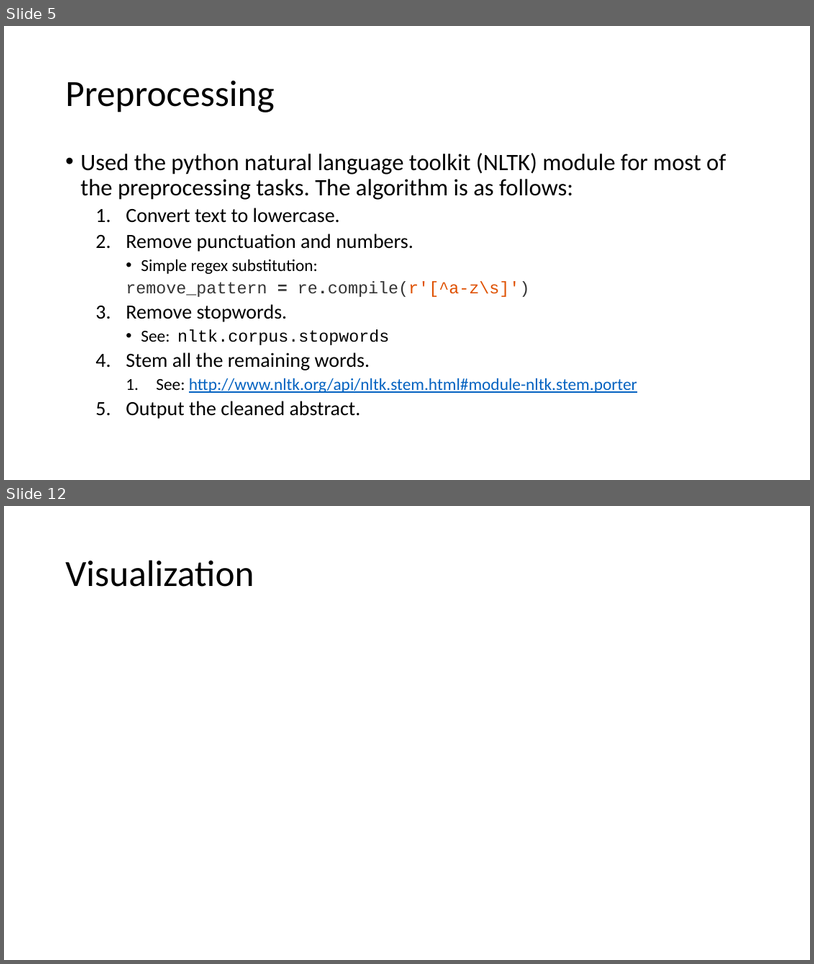
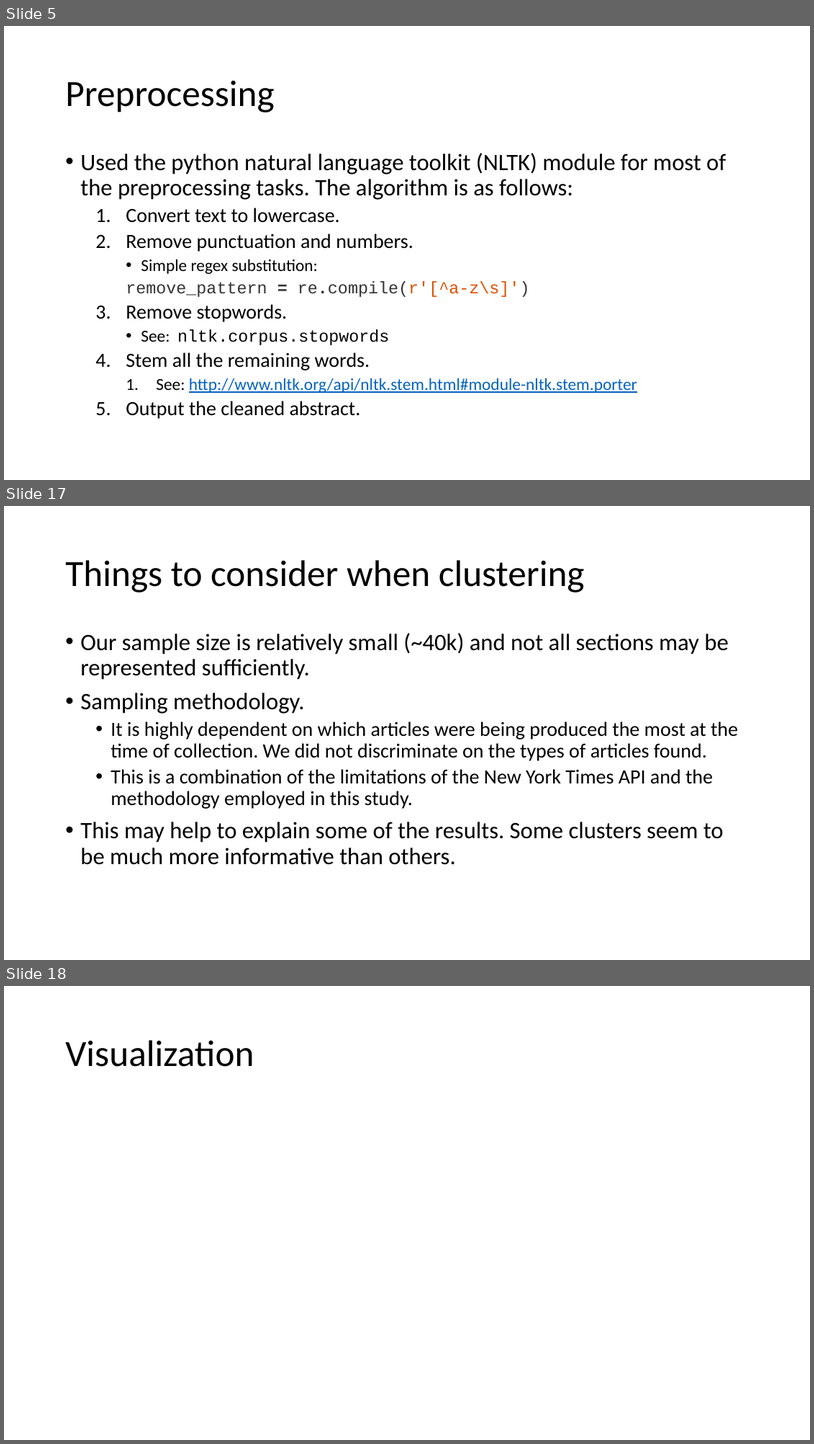
Before and after one commit to lnunno/big-data-nyt-tf-idf, a slide deck: docs/presentation.pptx. Shown one above the other, each under a label of ours: slides 5 and 12 before the commit, slides 5, 17 and 18 after it; the slides between them are not shown. The pictures are 814x964 and 814x1444 pixels, drawn with LibreOffice and Linux fonts; fonts in the diff are those of the drawing. Boxes give left, top, right and bottom in pixels: in the first picture for what was removed or moved away, otherwise in the second. Text is boxed around its words. In the diff, an @@ line names an element or a change of style, - is before the commit and + after.

```diff
--- a/docs/presentation.pptx
+++ b/docs/presentation.pptx
@@ slide 17 added at (4, 506, 810, 960), background #FFFFFF @@
@@ title added at (65, 560, 585, 592), 44 pt, text #000000 @@
+Things to consider when clustering
@@ text added at (80, 633, 738, 865), 24 pt, text #000000 @@
+• Our sample size is relatively small (~40k) and not all sections may be represented sufficiently.
+• Sampling methodology.
+  • It is highly dependent on which articles were being produced the most at the time of collection. We did not discriminate on the types of articles found.
+  • This is a combination of the limitations of the New York Times API and the methodology employed in this study.
+• This may help to explain some of the results. Some clusters seem to be much more informative than others.
@@ what was slide 12 is now slide 18 @@
```
Also in this commit, not shown: 4 slides changed, 7 other slides added, 2 slides removed.
